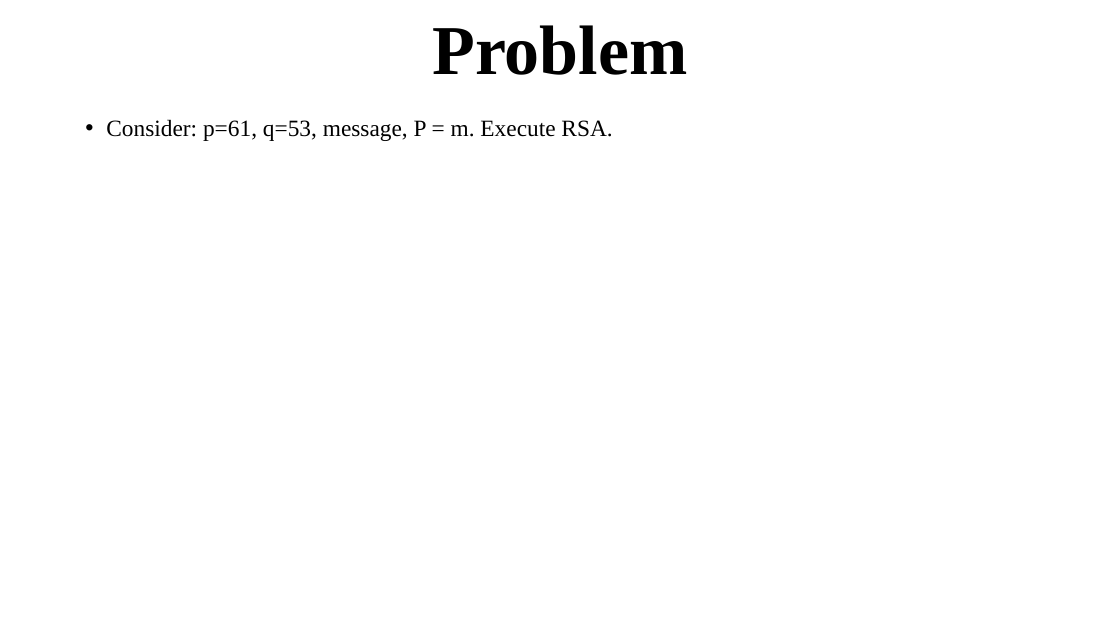
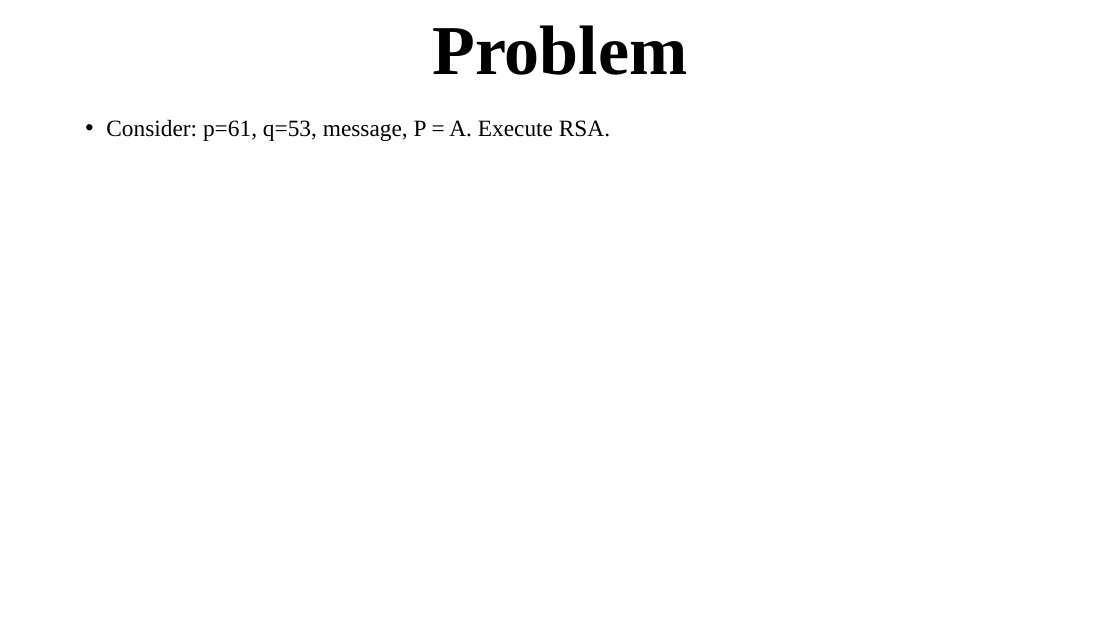
Before and after one commit to Sukdebrmondal/4th_Year_7th_Semester, a slide deck: slide 10 of Major 3/pdf/RSA.pptx. Drawn at 1120x630 pixels with LibreOffice and Linux fonts; fonts in the diff are those of the drawing. Boxes give left, top, right and bottom in pixels: in the first picture for what was removed or moved away, otherwise in the second. Text is boxed around its words. In the diff, an @@ line names an element or a change of style, - is before the commit and + after.

Commit message:
RSA Algo

```diff
--- a/Major 3/pdf/RSA.pptx
+++ b/Major 3/pdf/RSA.pptx
@@ text at bbox=[106, 119, 610, 141]: text changed @@
-• Consider: p=61, q=53, message, P = m. Execute RSA.
+• Consider: p=61, q=53, message, P = A. Execute RSA.
```
